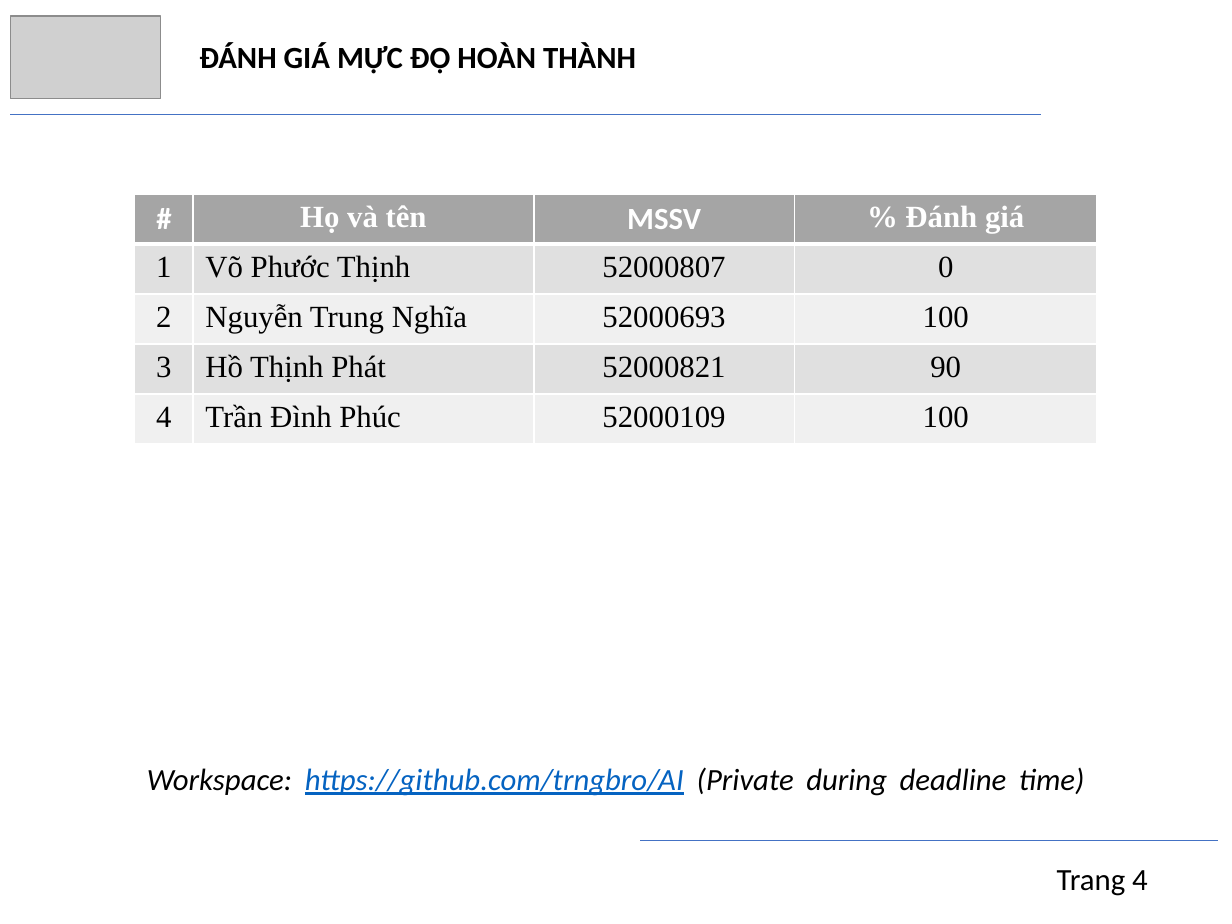
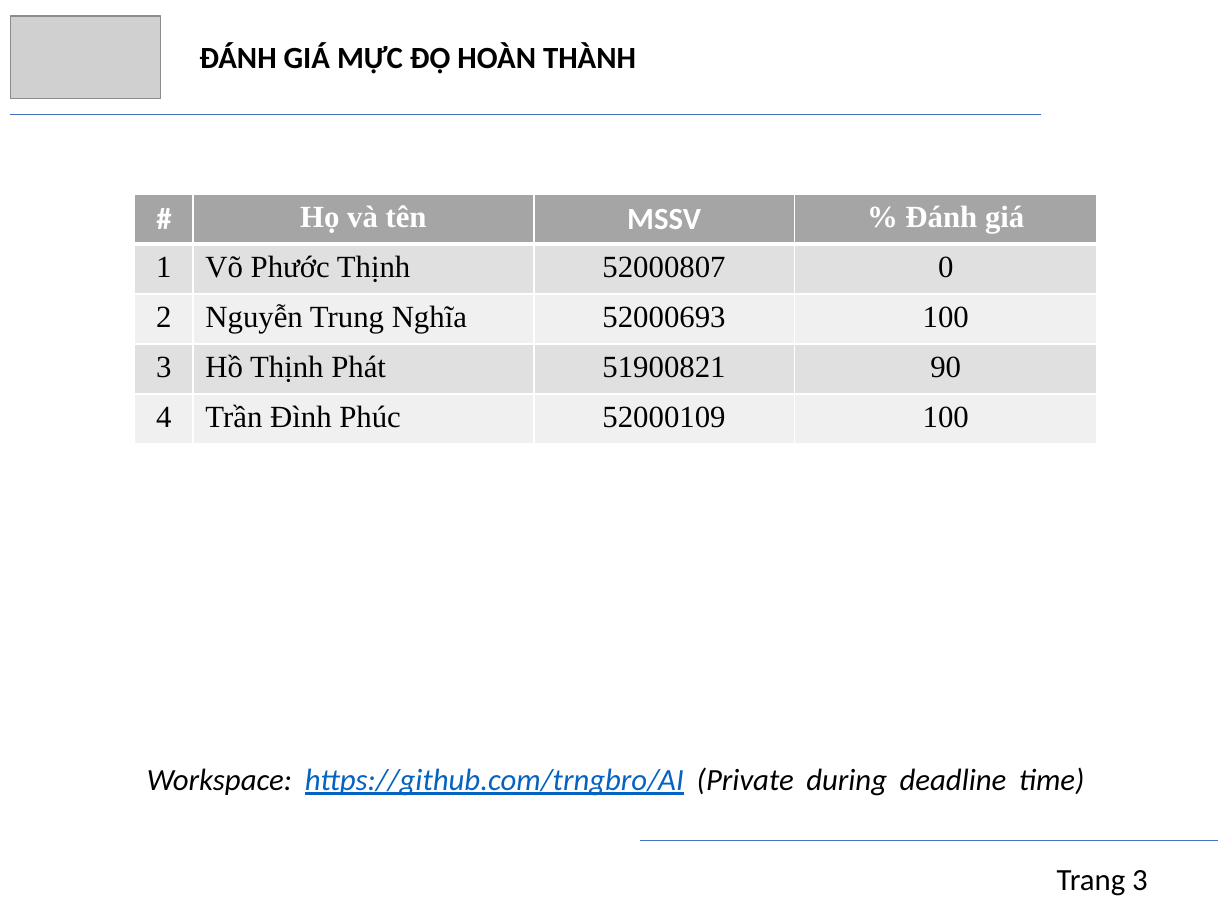
Before and after one commit to trngbro/AI, a slide deck: slide 3 of present/final/presentation.pptx. Drawn at 1232x924 pixels with LibreOffice and Linux fonts; fonts in the diff are those of the drawing; grey boxes stand for pictures. Boxes give left, top, right and bottom in pixels: in the first picture for what was removed or moved away, otherwise in the second. Text is boxed around its words. In the diff, an @@ line names an element or a change of style, - is before the commit and + after.

```diff
--- a/present/final/presentation.pptx
+++ b/present/final/presentation.pptx
@@ table at box(134, 195, 1096, 445) @@
-row 4, column 3: 52000821
+row 4, column 3: 51900821
@@ text at box(1057, 870, 1148, 896): text changed @@
-Trang 4
+Trang 3
```
Also in this commit, not shown: 20 other slides changed, 1 other file.
